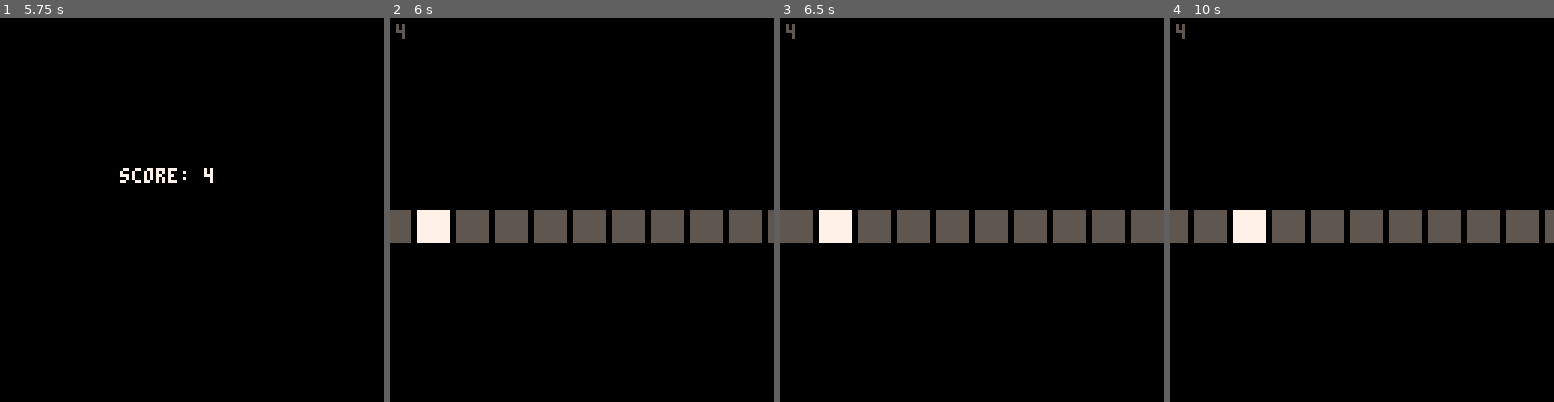
Above: before the commit, frames 1-4 (left to right).
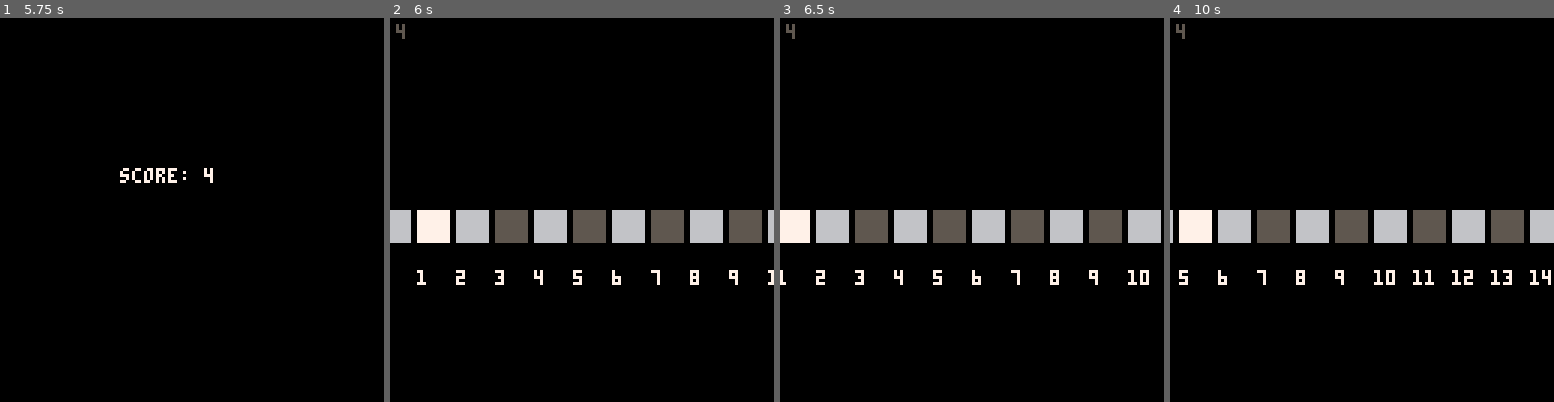
Above: after the commit, the same moments.

Repository: abemassry/dimensional-jump
Game: PICO-8 cartridge dimensional-jump.p8
Same seed, same stepped clock (60 frames per second), same inputs: the game is played once before the commit and once after it.
Inputs:
- Up to frame 1 (5.75 s): tap X (X key) at 0.33, 1.07, 1.85, 2.97, 4.08, 5.2 s; tap O (Z key) at 0.7, 1.7, 2.1, 2.5, 2.9, 3.3, 3.7, 4.1, 4.5, 4.9, 5.3, 5.7 s; hold Right 1.6-2.1 s; hold Up 2.15-2.42 s; hold Right 2.47-3.03 s; hold Left 3.08-3.58 s; hold Down 3.63-3.97 s; hold Right 4.02-4.68 s; hold Up 4.73-5.03 s; hold Left 5.08-5.68 s; hold Down from 5.73 s (still down)
- Up to frame 2 (6 s): keep holding Down
- Up to frame 3 (6.5 s): release Down at 6.03 s; hold Right from 6.08 s (still down); tap O (Z key) at 6.1 s; tap X (X key) at 6.32 s
- Up to frame 4 (10 s): tap O (Z key) every 0.4 s from 6.5 to 9.7 s; release Right at 6.58 s; hold Right 6.63-7.13 s; hold Up 7.18-7.45 s; tap X (X key) at 7.43, 8.55, 9.67 s; hold Right 7.5-8.07 s; hold Left 8.12-8.62 s; hold Down 8.67-9 s; hold Right 9.05-9.72 s; hold Up from 9.77 s (still down)

Frame 1 is identical in both runs. In frame 2, 4.1% of the frame differs, in the area x 0-100%, y 50-70%; in frame 3, 6.0%; in frame 4, 7.2%.

Commit message:
got 1d motion working

Diff:
--- a/dimensional-jump.p8
+++ b/dimensional-jump.p8
@@ -135,7 +135,8 @@
 		left_released = false,
 		right_released = false,
 		start_pos = 0,
-		end_pos = 32,
+		end_pos = 300,
+		end_tile = 88,
 		player_pos = 1,
 		c_override = 0,
 		allow_timer = 0,
@@ -147,14 +148,13 @@
 				self.c_override -= 1
 				self.start_pos-=1
 				self.end_pos-=1
-				self.player_pos+=1
+				self.player_pos+=2
 				self.allow_timer = true
 			end
 			if self.allow_timer then
 				self.t += 1
-				if self.t > 10 then
+				if self.t % 14 == 0 then
 					self.allow_timer = false
-					self.t = 0
 				end
 			end
 		end,
@@ -165,8 +165,11 @@
 			local count=0
 			for i=self.start_pos,self.end_pos,1 do
 				c = 5
+				if (i % 2 == 0 ) c = 6
 				if(count == self.player_pos) c = 7
+				if (i == self.end_tile) c = 11
 				rectfill(space+(i*10)+i-self.t, 64, space+10+(i*10)+i-self.t, 74, c)
+				print(i, space+(i*10)+i-self.t, 84, 7)
 				space = space + 2
 				count+=1
 			end
